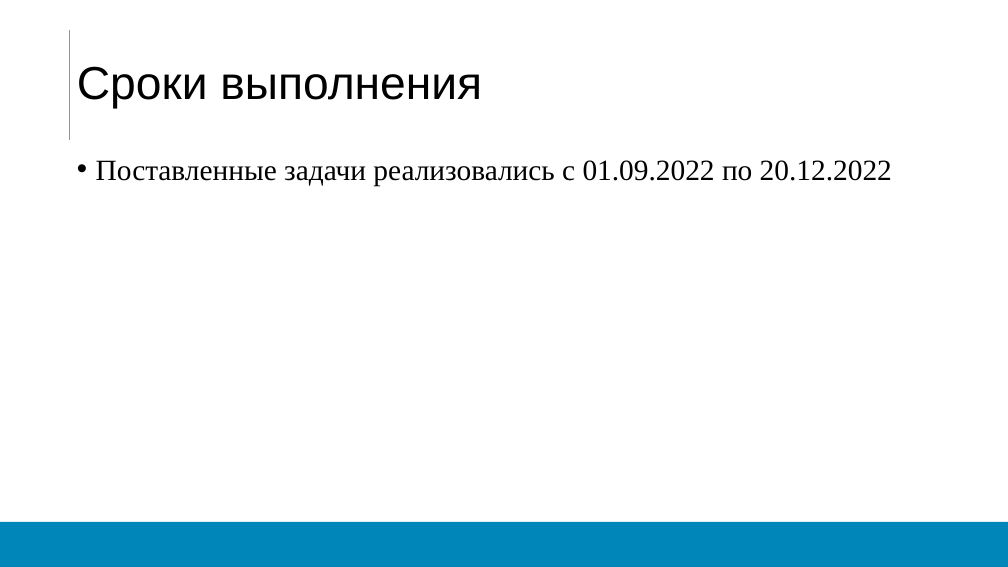
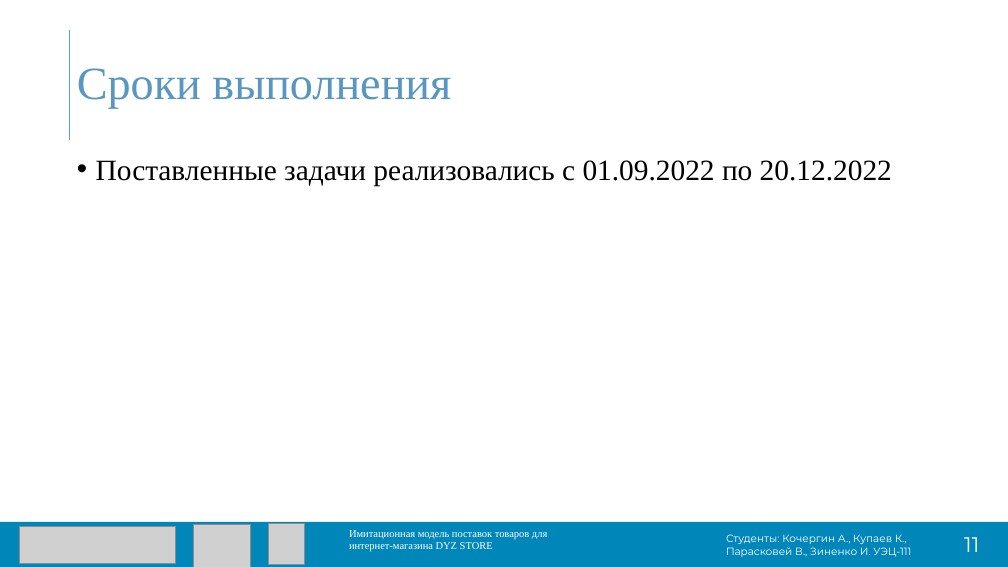
Before and after one commit to Exorser/DYZ-STORE, a slide deck: slide 11 of Postavki (1).pptx (slide 9 before the commit). Drawn at 1008x567 pixels with LibreOffice and Linux fonts; fonts in the diff are those of the drawing; grey boxes stand for pictures. Boxes give left, top, right and bottom in pixels: in the first picture for what was removed or moved away, otherwise in the second. Text is boxed around its words. In the diff, an @@ line names an element or a change of style, - is before the commit and + after.

```diff
--- a/Postavki (1).pptx
+++ b/Postavki (1).pptx
@@ title "Сроки выполнения" at [77,68,451,109]: font Arial to Times New Roman, text colour #000000 to #5996C0 @@
@@ picture added at [19,526,175,563] @@
@@ picture added at [194,524,250,567] @@
@@ picture added at [268,523,304,565] @@
@@ text added at [349,530,547,552], 10 pt, text #FFFFFF @@
+Имитационная модель поставок товаров для интернет-магазина DYZ STORE
@@ text added at [726,534,911,557], 10 pt, text #FFFFFF @@
+Студенты: Кочергин А., Купаев К., Парасковей В., Зиненко И. УЭЦ-111
@@ text added at [964,537,979,552], 20 pt, text #FFFFFF @@
+11
```
Also in this commit, not shown: 8 other slides changed, 3 slides added.
